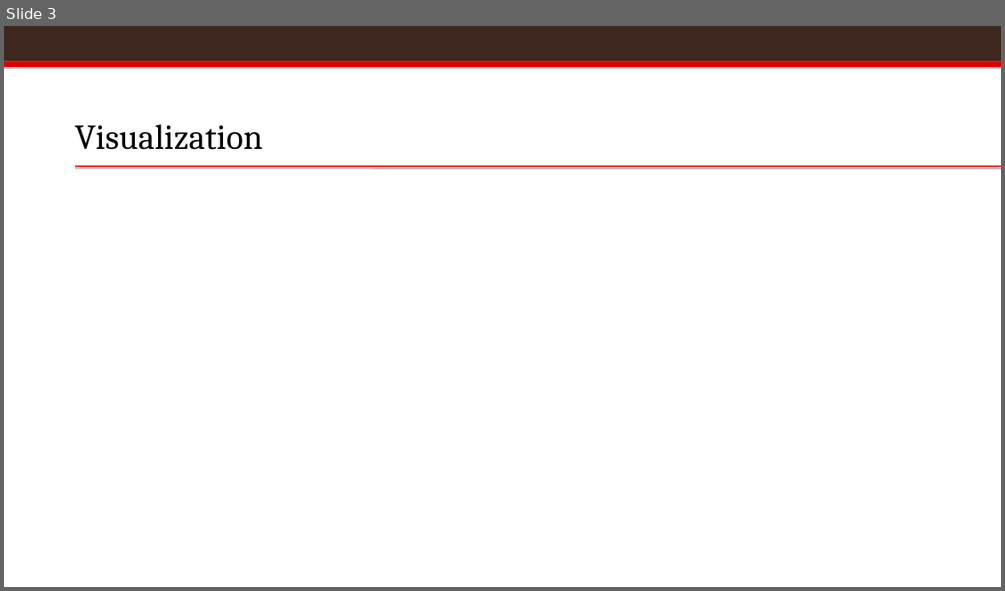
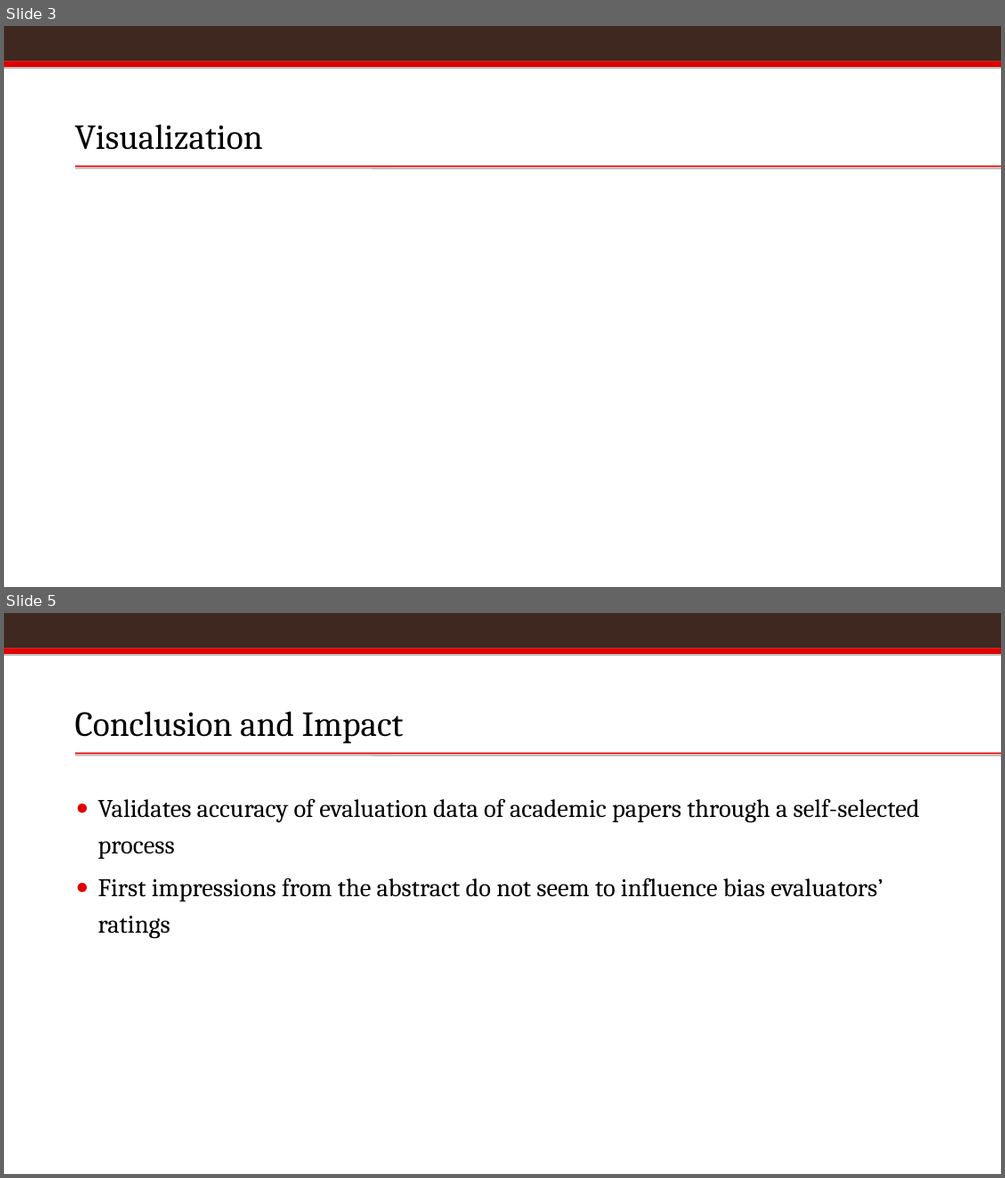
Before and after one commit to vaibhavram/browndatathon, a slide deck: brownDatathonPres.pptx. Shown one above the other, each under a label of ours: slide 3 before the commit, slides 3 and 5 after it; the slides between them are not shown. The pictures are 1005x591 and 1005x1178 pixels, drawn with LibreOffice and Linux fonts; fonts in the diff are those of the drawing; background and template pictures are left out. Boxes give left, top, right and bottom in pixels: in the first picture for what was removed or moved away, otherwise in the second. Text is boxed around its words. In the diff, an @@ line names an element or a change of style, - is before the commit and + after.

```diff
--- a/brownDatathonPres.pptx
+++ b/brownDatathonPres.pptx
@@ slide 5 added at (x1=4, y1=613, x2=1001, y2=1174), background #FFFFFF; not listed: 3 template elements that a slide beside it also shows @@
@@ title added at (x1=75, y1=711, x2=404, y2=744), 33.8 pt, text #000000 @@
+Conclusion and Impact
@@ text added at (x1=98, y1=799, x2=920, y2=938), 24.4 pt, text #000000 @@
+● Validates accuracy of evaluation data of academic papers through a self-selected process
+● First impressions from the abstract do not seem to influence bias evaluators’ ratings
```
Also in this commit, not shown: 1 slide changed, 1 slide removed, 6 other files.
